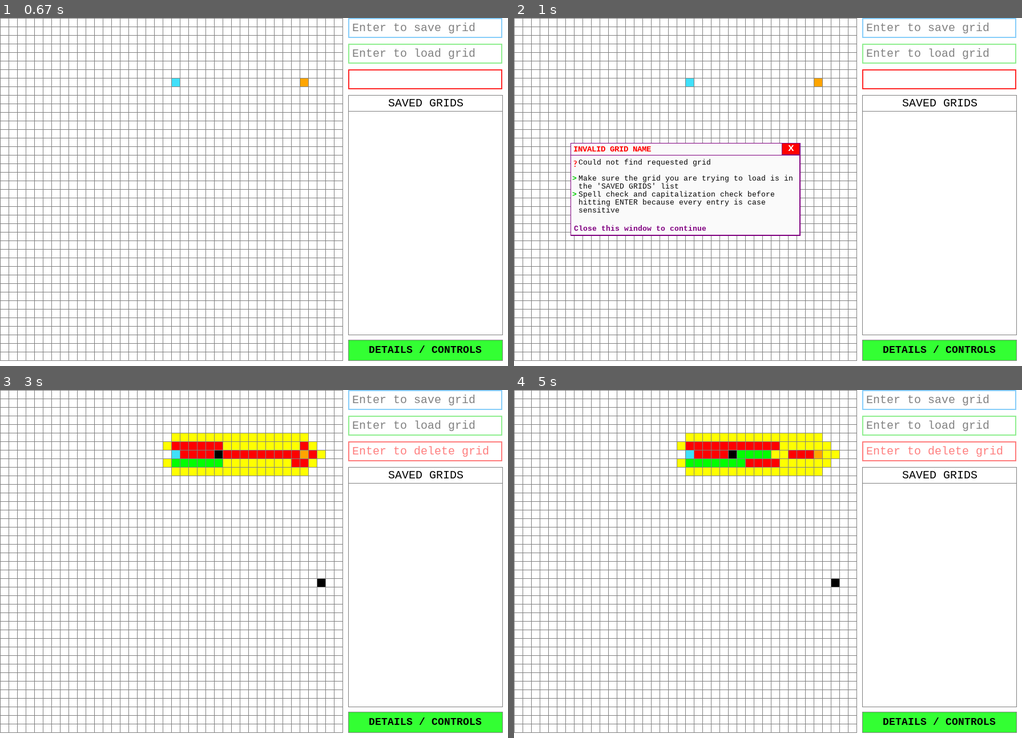
Above: before the commit, frames 1-4 (two rows, left to right).
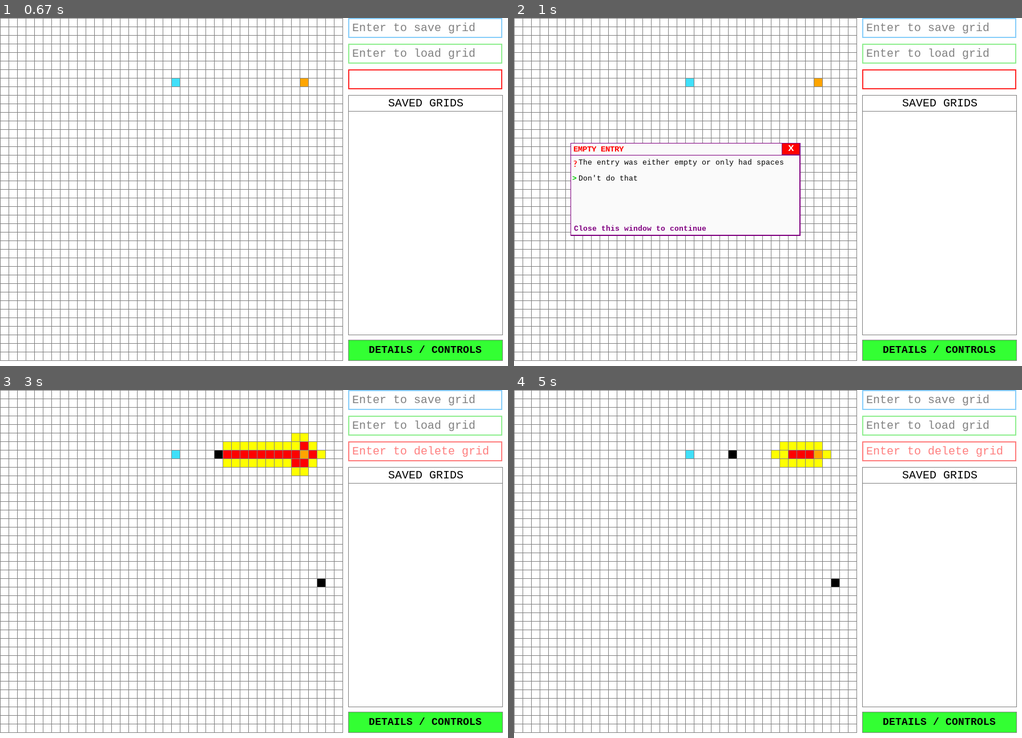
Above: after the commit, the same moments.

Repository: T995CC/CodingStuff
Game: pygame game, started from Python/PythonPrograms/Custom Games/PathFindingVisualizer/PathFindingVisualizer.py
Two runs of this game, one before a commit and one after it. Both use one fixed random seed, a clock stepped at 60 frames per second and the inputs below.
Inputs (mouse positions are in pixels of both pictures, inside the frame that each line leads up to):
- Up to frame 1 (0.67 s): press the mouse at (426, 80) at 0.37 s; move the mouse to (299, 80) at 0.47 s; release the mouse at (177, 84) at 0.6 s
- Up to frame 2 (1 s): tap Enter at 0.67 s
- Up to frame 3 (3 s): click "x" at 1.05 s; press the mouse at (426, 720) at 1.37 s; move the mouse to (320, 584) at 1.47 s; release the mouse at (213, 452) at 1.6 s; tap Space at 1.67, 2.57 s; move the mouse to (101, 692) at 2.53 s
- Up to frame 4 (5 s): move the mouse to (945, 494) at 3.37 s; tap Space at 3.4, 3.7, 4.73 s; move the mouse to (859, 466) at 4.7 s

Frame 1 is identical in both runs. In frame 2, 1.2% of the frame differs, in the area x 11-55%, y 36-56%; in frame 3, 1.7%; in frame 4, 2.4%, in the area x 32-65%, y 12-25%.

Commit message:
Added more exceptions and fixed all bugs(except RUN GRIDS LOSING DATA AFTER SAVING)def SaveLimit_text():

Diff:
--- a/Python/PythonPrograms/Custom Games/PathFindingVisualizer/PathFindingVisualizer.py
+++ b/Python/PythonPrograms/Custom Games/PathFindingVisualizer/PathFindingVisualizer.py
@@ -11,8 +11,11 @@
 HEIGHT = 610
 
 ROWS = 40
+
 WINDOW = pygame.display.set_mode((WIDTH_whole, HEIGHT))
 pygame.display.set_caption("Path Finding Visualizer")
+
+#ALL FONT INITIALIZATIONS
 font_box = pygame.font.SysFont('ocraextended', 20)
 font_button = pygame.font.SysFont('ocraextended', 18, bold = 1)
 font_screen = pygame.font.SysFont('ocraextended', 13)
@@ -23,6 +26,7 @@
 error_sign_font = pygame.font.SysFont('calibri', 16, bold = 1)
 error_text_font = pygame.font.SysFont('ocraextended', 13)
 
+#ALL COLORS
 DARKRED = (220, 0, 0)
 RED = (255, 0, 0)
 LIGHTRED = (255, 90, 90)
@@ -44,6 +48,7 @@
 DARKGREY = (40,40,40)
 CYAN = (64, 224, 250)	  #CUSTOM COLOR
 
+#ALL TEXTS
 controls_text1 = 'LEFT MOUSE CLICK: Place Start/End/Barrier'
 controls_text2 = 'RIGHT MOUSE CLICK: Remove Start/End/Barrier'
 controls_text3 = 'SPACEBAR: Start algorithm'
@@ -88,12 +93,6 @@
 d36 = 'the algorithm.'
 d_last = 'Press the button again to close'
 d_last1 = 'this window.'
-saved_list = []
-for file in os.listdir("."):
-	if "." in file or os.path.isdir(file):
-		continue
-	saved_list.append(file)
-
 
 redsign = '?'
 greensign = '>'
@@ -122,6 +121,34 @@
 error33 = ' not completely isolated'
 error34 = ' This algorithm does not find path through'
 error35 = ' diagonal nodes'
+
+#When user tries to save a grid after running the algorithm
+errorheading4 = 'ILLEGAL SAVE ATTEMPT'
+error41 = 'Saving a grid after running the algorithm is'
+error42 = 'forbidden because it corrupts the node'
+error43 = 'addresses and their attributes'
+error44 = 'Definitely not because the developer was'
+error45 = 'too lazy to figure out why it did not work'
+
+#When the user has used every grid slot available
+errorheading5 = 'SAVED GRIDS LIMIT REACHED'
+error51 = ' Maximum number of grids saved'
+error52 = ' Delete existing grids'
+error53 = ' Lose the current grid'
+
+#When any entry has no alphanumeric text
+errorheading6 = 'EMPTY ENTRY'
+error61 = ' The entry was either empty or only had spaces'
+error62 = ' Don\'t do that'
+
+
+saved_list = []
+
+#EXTRACTING SAVED GRIDS' NAMES FROM FOLDER
+for file in os.listdir("."):
+	if "." in file or os.path.isdir(file):
+		continue
+	saved_list.append(file)
 
 
 class Node:
@@ -247,6 +274,7 @@
 				if neighbor not in open_set_hash:
 					count += 1
 					open_set.put((f_score[neighbor], count, neighbor))
+
 					open_set_hash.add(neighbor)
 					neighbor.make_open()
 
@@ -278,7 +306,7 @@
 			pygame.draw.line(window, GREY, (j * gap, 0), (j * gap, width))
 
 
-def draw(window, grid, rows, width, loadboxcolor, saveboxcolor, deleteboxcolor, load_txt_surface, save_txt_surface, delete_txt_surface, error, GridNotExist, NameCopy, PathNotExist):
+def draw(window, grid, rows, width, loadboxcolor, saveboxcolor, deleteboxcolor, load_txt_surface, save_txt_surface, delete_txt_surface, error, GridNotExist, NameCopy, PathNotExist, IllegalSave, SaveLimit, EmptyEntry):
 	window.fill(WHITE)
 
 	for row in grid:
@@ -290,7 +318,7 @@
 	redrawbutton()
 
 	if error == True:
-		errorbox(window, GridNotExist, NameCopy, PathNotExist)
+		errorbox(window, GridNotExist, NameCopy, PathNotExist, IllegalSave, SaveLimit, EmptyEntry)
 
 	pygame.draw.rect(WINDOW, loadboxcolor, load_box, 2)
 	pygame.draw.rect(WINDOW, saveboxcolor, save_box, 2)
@@ -344,7 +372,7 @@
 
 	message2(list_heading, BLACK, 680, 138)
 
-	messagelist(str(saved_list), PURPLE, 616, 166)
+	messagelist(str(saved_list), PURPLE, 616, 168)
 
 
 	pygame.draw.line(window, GREY, (610, 135), (880, 135), 1)	  #top first
@@ -427,7 +455,7 @@
 def redrawbutton():
 	ins_button.draw_button(WINDOW)
 
-def errorbox(window, GridNotExist, NameCopy, PathNotExist):
+def errorbox(window, GridNotExist, NameCopy, PathNotExist, IllegalSave, SaveLimit, EmptyEntry):
 	error_button.er_button(WINDOW)
 	x_button.close_button(WINDOW)
 	pygame.draw.line(window, PURPLE, (100, 240), (500, 240), 1)
@@ -439,6 +467,12 @@
 		NameCopy_text()
 	elif PathNotExist:
 		PathNotExist_text()
+	elif IllegalSave:
+		IllegalSave_text()
+	elif SaveLimit:
+		SaveLimit_text()
+	elif EmptyEntry:
+		EmptyEntry_text()
 
 
 def message(msg, color, x, y):
@@ -457,7 +491,7 @@
 	for word in saved_list:
 		screen_text_list = font_screen_list.render(word, 1, color)
 		WINDOW.blit(screen_text_list, (x, y))
-		y += 17
+		y += 18
 
 def errheading(msg, color, x, y):
 	error_heading = error_heading_font.render(msg, 1, color)
@@ -509,6 +543,31 @@
 	messagelast(greensign, DARKGREEN, 102, 302)
 	errtext(error34, BLACK, 105, 302)
 	errtext(error35, BLACK, 105, 316)
+
+def IllegalSave_text():
+	errheading(errorheading4, RED, 104, 222)
+	errtext(error41, PURPLE, 105, 246)
+	errtext(error42, PURPLE, 105, 260)
+	errtext(error43, PURPLE, 105, 274)
+	errtext(error44, PURPLE, 105, 302)
+	errtext(error45, PURPLE, 105, 316)
+
+def SaveLimit_text():
+	errheading(errorheading5, RED, 104, 222)
+	errsign(redsign, RED, 104, 247)
+	errtext(error51, BLACK, 105, 246)
+	messagelast(greensign, DARKGREEN, 102, 274)
+	errtext(error52, BLACK, 105, 274)
+	errtext(ortext, PURPLE, 102, 288)
+	messagelast(greensign, DARKGREEN, 102, 302)
+	errtext(error53, BLACK, 105, 302)
+
+def EmptyEntry_text():
+	errheading(errorheading6, RED, 104, 222)
+	errsign(redsign, RED, 104, 247)
+	errtext(error61, BLACK, 105, 246)
+	messagelast(greensign, DARKGREEN, 102, 274)
+	errtext(error62, BLACK, 105, 274)
 
 
 def main(window, width):
@@ -532,6 +591,9 @@
 	GridNotExist = False
 	NameCopy = False
 	PathNotExist = False
+	IllegalSave = False
+	SaveLimit = False
+	EmptyEntry = False
 
 	load_text = 'Enter to load grid'
 	save_text = 'Enter to save grid'
@@ -540,7 +602,7 @@
 	save_txt_surface = font_box.render(save_text, True, BLACK)
 	delete_txt_surface = font_box.render(delete_text, True, BLACK)
 	while run:
-		draw(window, grid, ROWS, width, loadboxcolor, saveboxcolor, deleteboxcolor, load_txt_surface, save_txt_surface, delete_txt_surface, error, GridNotExist, NameCopy, PathNotExist)
+		draw(window, grid, ROWS, width, loadboxcolor, saveboxcolor, deleteboxcolor, load_txt_surface, save_txt_surface, delete_txt_surface, error, GridNotExist, NameCopy, PathNotExist, IllegalSave, SaveLimit, EmptyEntry)
 		for event in pygame.event.get():
 
 			pos = pygame.mouse.get_pos()
@@ -587,6 +649,13 @@
 						NameCopy = False
 					elif PathNotExist:
 						PathNotExist = False
+					elif IllegalSave:
+						IllegalSave = False
+						os.remove(save_text)
+					elif SaveLimit:
+						SaveLimit = False
+					elif EmptyEntry:
+						EmptyEntry = False
 
 
 			if error == False:
@@ -653,6 +722,10 @@
 				if event.type == pygame.KEYDOWN:
 					if loadactive:
 						if event.key == pygame.K_RETURN:
+							if load_text == '' or load_text.isspace():
+								error = True
+								EmptyEntry = True
+								break
 							#print(load_text)
 							try:
 								with open(load_text, 'rb') as filehandle:	# read the data as binary data stream
@@ -684,22 +757,29 @@
 
 					if saveactive:
 						if event.key == pygame.K_RETURN:
-							if len(saved_list) < 22:
+							if save_text == '' or save_text.isspace():
+								error = True
+								EmptyEntry = True
+								break
+
+							if len(saved_list) < 21:
 								if save_text in saved_list:
 									error = True
 									NameCopy = True
 									break
-								#print(save_text)
 								try:
 									with open(save_text, 'wb') as filehandle:	# store the data as binary data stream
 										pickle.dump(grid, filehandle)
 								except:
-									pass
+									error = True
+									IllegalSave = True
+									break
 								saved_list.append(save_text)
 								#print(saved_list)
-								save_text = ''
 							else:
-								print("no pls")
+								error = True
+								SaveLimit = True
+								break
 						elif event.key == pygame.K_BACKSPACE:
 							save_text = save_text[:-1]
 						else:
@@ -710,6 +790,10 @@
 
 					if deleteactive:
 						if event.key == pygame.K_RETURN:
+							if delete_text == '' or delete_text.isspace():
+								error = True
+								EmptyEntry = True
+								break
 							#print(delete_text)
 							try:
 								os.remove(delete_text)
@@ -732,9 +816,13 @@
 						if event.key == pygame.K_SPACE and start and end:	 #SPACEBAR
 							for row in grid:
 								for node in row:
+									if node.color == YELLOW or node.color == RED or node.color == GREEN:
+										node.reset()
+							for row in grid:
+								for node in row:
 									node.update_nieghbors(grid)
 
-							if not algorithm(lambda: draw(window, grid, ROWS, width, loadboxcolor, saveboxcolor, deleteboxcolor, load_txt_surface, save_txt_surface, delete_txt_surface, error, GridNotExist, NameCopy, PathNotExist), grid, start, end):
+							if not algorithm(lambda: draw(window, grid, ROWS, width, loadboxcolor, saveboxcolor, deleteboxcolor, load_txt_surface, save_txt_surface, delete_txt_surface, error, GridNotExist, NameCopy, PathNotExist, IllegalSave, SaveLimit, EmptyEntry), grid, start, end):
 								error = True
 								PathNotExist = True
 
